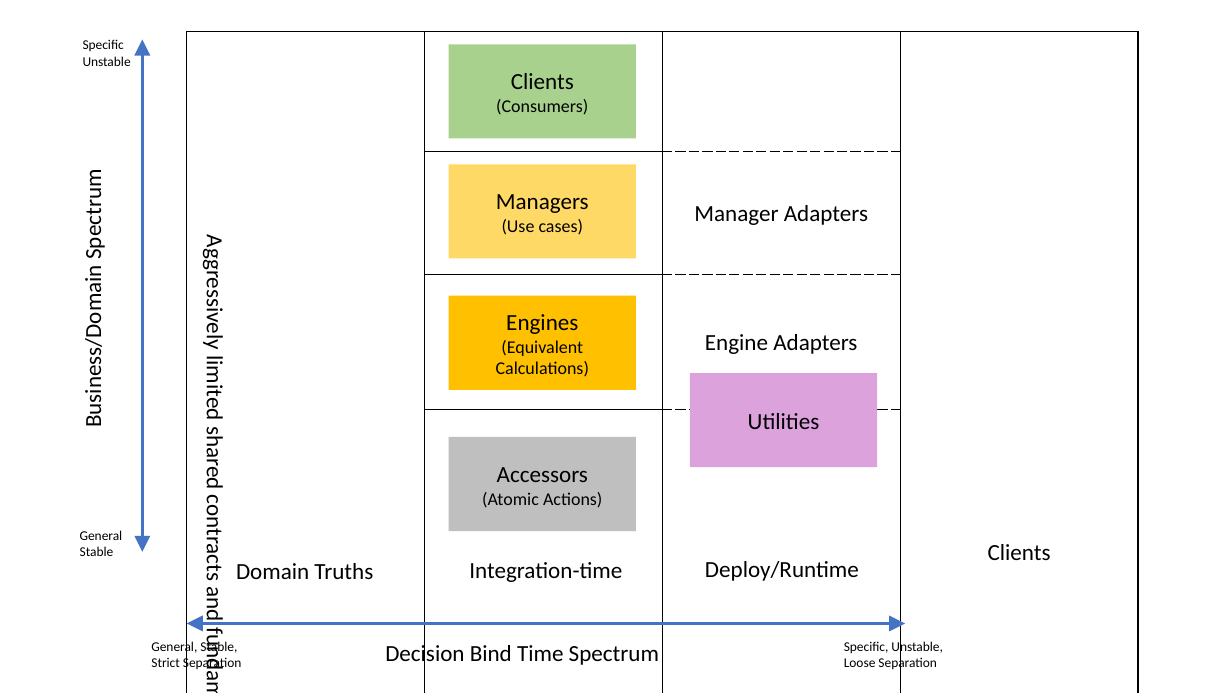
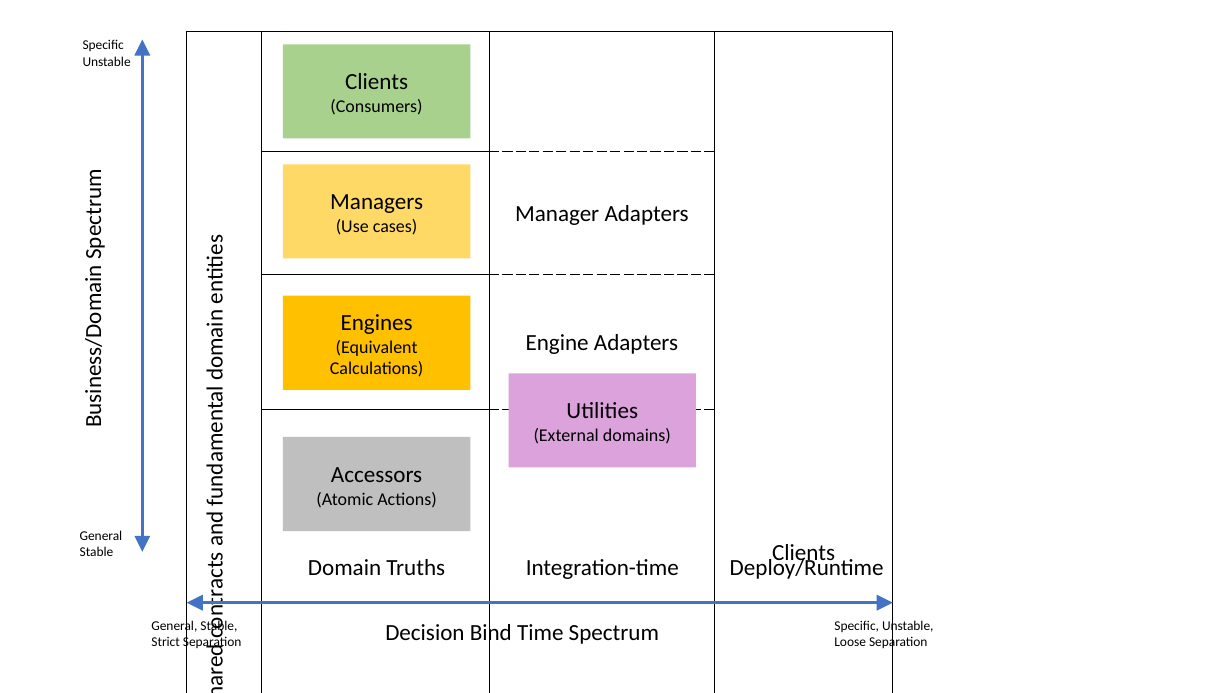
Before and after one commit to farlee2121/DevEssentialsBlog, a slide deck: slide 1 of _drafts/Solid Structure Table.pptx. Drawn at 1232x693 pixels with LibreOffice and Linux fonts; fonts in the diff are those of the drawing. Boxes give left, top, right and bottom in pixels: in the first picture for what was removed or moved away, otherwise in the second. Text is boxed around its words. In the diff, an @@ line names an element or a change of style, - is before the commit and + after.

```diff
--- a/_drafts/Solid Structure Table.pptx
+++ b/_drafts/Solid Structure Table.pptx
@@ table resized from (x1=187, y1=32, x2=1137, y2=625) to (x1=187, y1=32, x2=893, y2=641) @@
@@ 4 rectangles moved together from (x1=449, y1=44, x2=637, y2=531) to (x1=283, y1=44, x2=470, y2=531) @@
@@ rectangle "Utilities" moved from (x1=690, y1=373, x2=878, y2=468) to (x1=509, y1=373, x2=697, y2=468) @@
@@ text in rectangle at (x1=534, y1=428, x2=671, y2=444): paragraph added @@
+(External domains)
@@ text "Domain Truths" moved from (x1=236, y1=563, x2=373, y2=579) to (x1=308, y1=559, x2=445, y2=575) @@
@@ text "Integration-time" moved from (x1=469, y1=562, x2=622, y2=582) to (x1=526, y1=559, x2=679, y2=579) @@
@@ text "Deploy/Runtime" moved from (x1=705, y1=561, x2=859, y2=581) to (x1=730, y1=556, x2=884, y2=579) @@
@@ text "General, Stable," moved from (x1=151, y1=640, x2=242, y2=671) to (x1=151, y1=619, x2=242, y2=650) @@
@@ double arrow moved from (906, 624) - (187, 624) to (893, 603) - (187, 603) @@
@@ text "Decision Bind Time Spectrum" moved from (x1=385, y1=641, x2=659, y2=667) to (x1=385, y1=620, x2=659, y2=646) @@
@@ text "Specific, Unstable," moved from (x1=844, y1=640, x2=943, y2=671) to (x1=834, y1=619, x2=934, y2=650) @@
```
Also in this commit, not shown: 6 other files.
